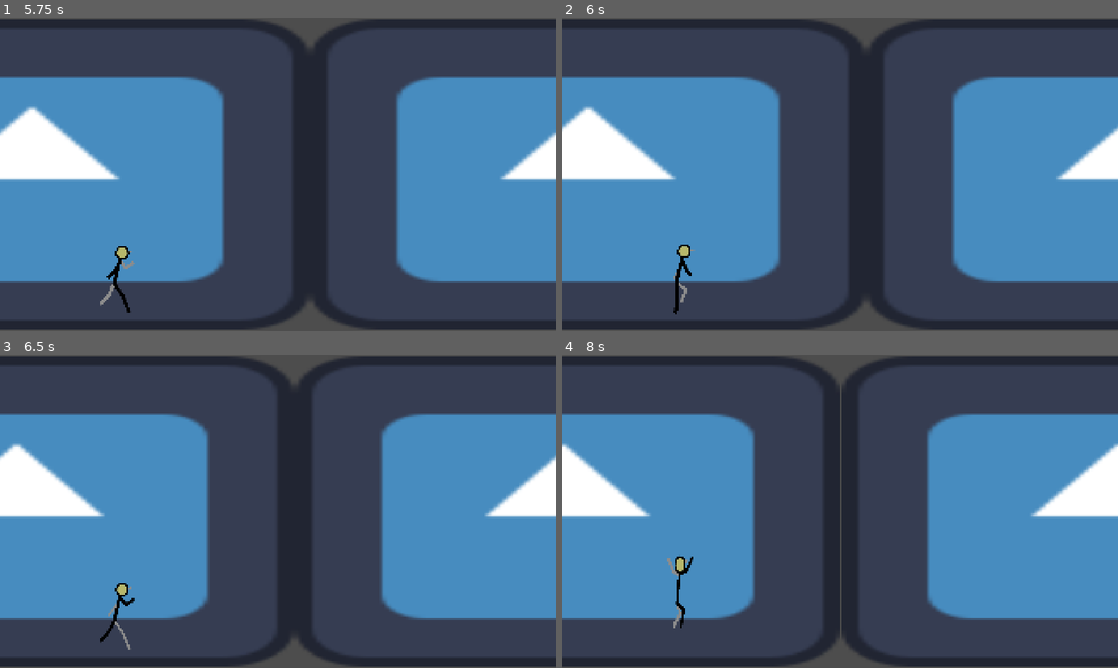
Above: before the commit, frames 1-4 (two rows, left to right).
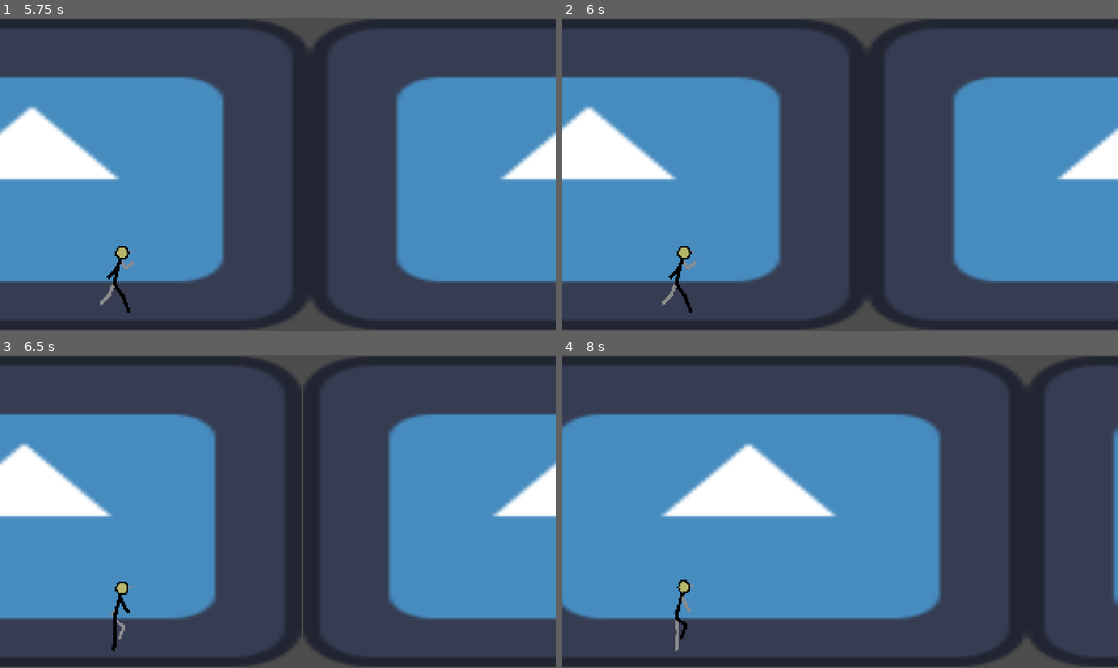
Above: after the commit, the same moments.

Repository: Ahzzak/Enjam2026_Grp5
Game: Godot game, scene res://scenes/player_sandbox.tscn
Two runs of this game, one before a commit and one after it. Both use one fixed random seed, a clock stepped at 60 frames per second and the inputs below. This scene is started directly instead of the project's main scene. The engine's default icon, where the game draws it, is replaced by a stand-in: a white triangle on a blue panel in a dark square.
Inputs:
- Up to frame 1 (5.75 s): hold D (Run) 0.53-1.28 s; tap Space (Jump) at 0.77, 1.52, 3.02, 3.77, 4.52 s; tap D (Run) at 1.35, 3.05, 4.35 s; hold D (Run) 2.03-2.78 s; tap Ctrl (Slide) at 2.1 s; tap T at 2.85 s; hold D (Run) 3.53-4.28 s; tap Y at 3.6 s; hold D (Run) from 5.03 s (still down)
- Up to frame 2 (6 s): release D (Run) at 5.78 s; tap Ctrl (Slide) at 5.85 s
- Up to frame 3 (6.5 s): tap Space (Jump) at 6.02 s; tap D (Run) at 6.05 s
- Up to frame 4 (8 s): hold D (Run) 6.53-7.28 s; tap T at 6.6 s; tap Space (Jump) at 6.77, 7.52 s; tap Y at 7.35 s; tap D (Run) at 7.55 s

Frame 1 is identical in both runs. In frame 2, 0.3% of the frame differs, in the area x 18-25%, y 72-95%; in frame 3, 5.8%; in frame 4, 52%, in the area x 0-100%, y 0-100%.

Commit message:
feat(game) : restart on D

Diff:
--- a/enjam-2026/scripts/game_manager.gd
+++ b/enjam-2026/scripts/game_manager.gd
@@ -10,6 +10,9 @@
 @export_range(0.5, 10.0, 0.1, "suffix:s") var release_grace: float = 3.0
 @export_range(0.05, 2.0, 0.01, "suffix:s") var resume_time: float = 0.25
 
+@export_group("Fin de Partie")
+@export_range(0.0, 5, 0.1, "suffix:s") var restart_delay: float = 1.0
+
 var state: State = State.INTRO:
 	set(value):
 		if value == state:
@@ -21,7 +24,12 @@
 
 var release_factor: float = 1.0
 
+var end_factor: float = 1.0
+
 var _release_tween: Tween
+
+var _end_message: String = ""
+var _can_restart: bool = false
 
 
 func _ready() -> void:
@@ -31,8 +39,12 @@
 
 
 func _process(_delta: float) -> void:
-	Engine.time_scale = maxf(0.0001, release_factor)
+	Engine.time_scale = maxf(0.0001, release_factor * end_factor)
 
+
+func _unhandled_input(event: InputEvent) -> void:
+	if _can_restart and event.is_action_pressed("Run"):
+		_restart()
 
 func _on_player_run_resumed() -> void:
 	if state == State.INTRO or state == State.RELEASED:
@@ -47,15 +59,24 @@
 func _on_release_finished() -> void:
 	if state == State.RELEASED:
 		state = State.GAME_OVER
+		_game_over("Tu t’es arrêté trop tôt.")
 
+func _game_over(message: String) -> void:
+	_end_message = message
+	state = State.GAME_OVER
 
 func _enter_state(new_state: State) -> void:
 	match new_state:
 		State.RUNNING:
 			_tween_release_factor(1.0, resume_time)
 		State.RELEASED:
+			print("Test")
 			_tween_release_factor(release_slowmo, release_grace)
 			_release_tween.finished.connect(_on_release_finished)
+		State.GAME_OVER:
+			player.controls_enabled = false
+			create_tween().set_ignore_time_scale(true).tween_property(self, "end_factor", 0.01, 0.5)
+			_show_end([_end_message], restart_delay)
 
 
 func _exit_state(_old_state: State) -> void:
@@ -68,3 +89,17 @@
 	_release_tween = create_tween().set_ignore_time_scale(true)
 	_release_tween.set_trans(Tween.TRANS_SINE).set_ease(Tween.EASE_OUT)
 	_release_tween.tween_property(self, "release_factor", target, duration)
+
+
+func _show_end(lines: Array, delay: float) -> void:
+	for line in lines:
+		print(line)
+	await get_tree().create_timer(delay, true, false, true).timeout
+	print("Appuie sur D pour recommencer")
+	_can_restart = true
+
+
+func _restart() -> void:
+	_can_restart = false
+	Engine.time_scale = 1.0
+	get_tree().reload_current_scene()
